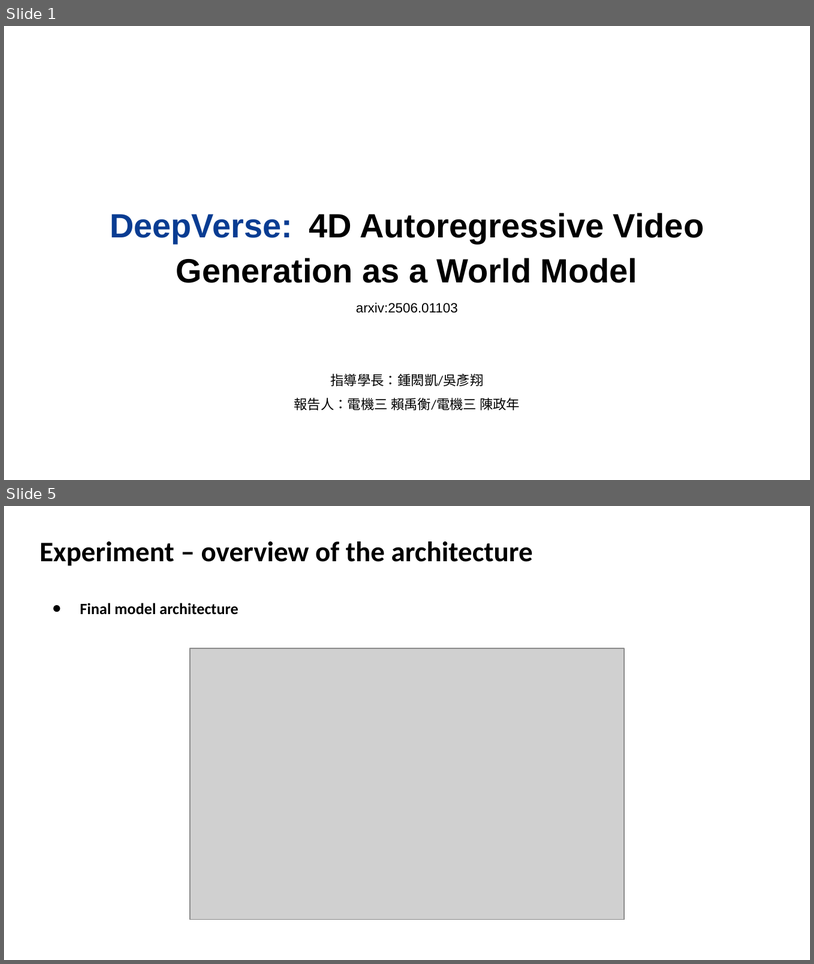
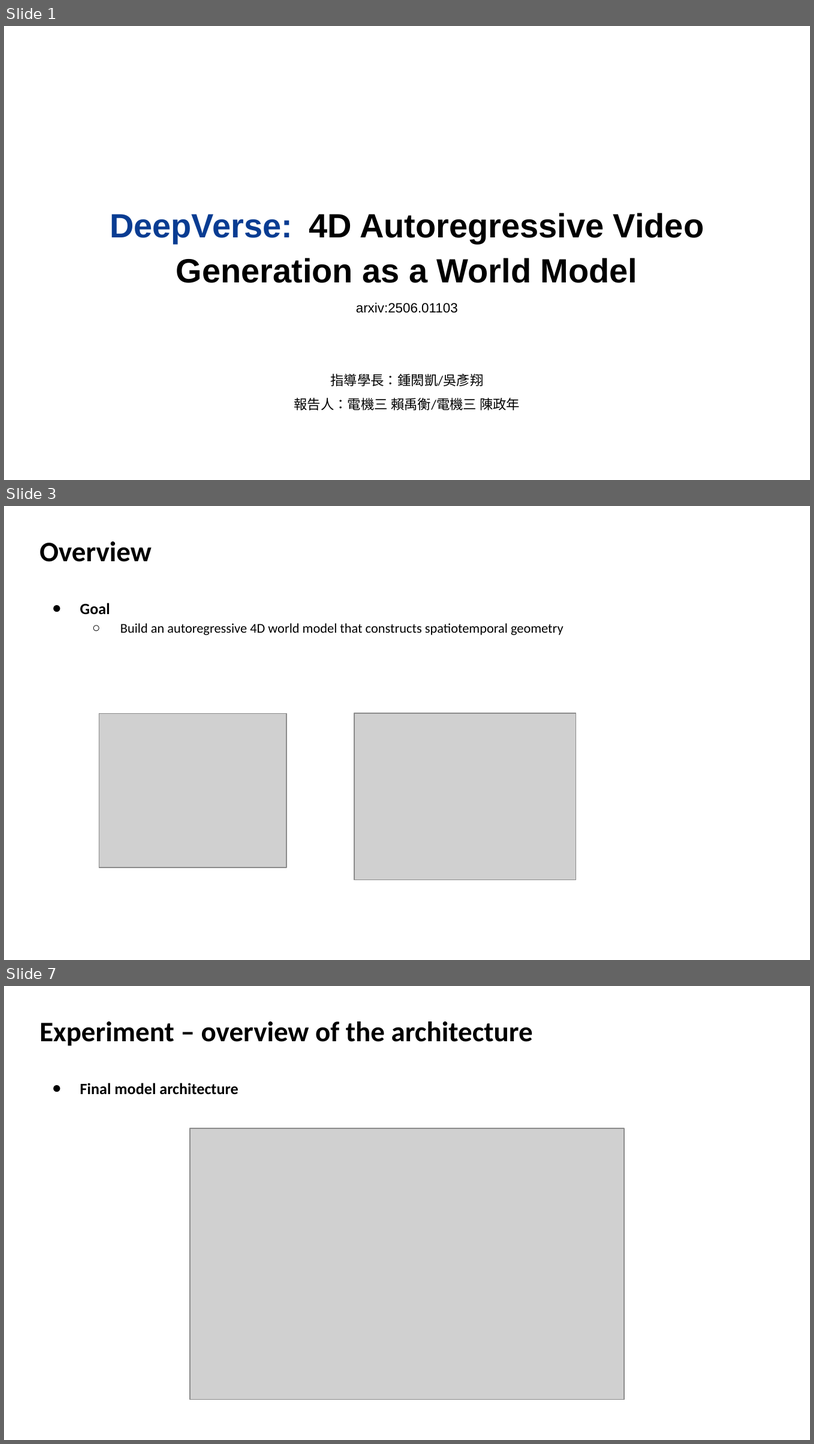
Before and after one commit to Lukelaitw/2025-VLL-undergraduate-research, a slide deck: week2/VLL_2_Deepverse_0929.pptx. Shown one above the other, each under a label of ours: slides 1 and 5 before the commit, slides 1, 3 and 7 after it; the slides between them are not shown. The pictures are 814x964 and 814x1444 pixels, drawn with LibreOffice and Linux fonts; fonts in the diff are those of the drawing; grey boxes stand for pictures. Boxes give left, top, right and bottom in pixels: in the first picture for what was removed or moved away, otherwise in the second. Text is boxed around its words. In the diff, an @@ line names an element or a change of style, - is before the commit and + after.

```diff
--- a/week2/VLL_2_Deepverse_0929.pptx
+++ b/week2/VLL_2_Deepverse_0929.pptx
@@ slide 3 added at box(4, 506, 810, 960), background #FFFFFF @@
@@ title added at box(39, 541, 152, 562), 25.2 pt, text #000000, bold @@
+Overview
@@ text added at box(80, 603, 564, 635), 12 pt, text #000000 @@
+● Goal
+  ○ Build an autoregressive 4D world model that constructs spatiotemporal geometry
@@ picture added at box(99, 713, 286, 867) @@
@@ picture added at box(354, 713, 576, 879) @@
@@ what was slide 5 is now slide 7 @@
```
Also in this commit, not shown: 3 slides changed, 1 other slide added.
